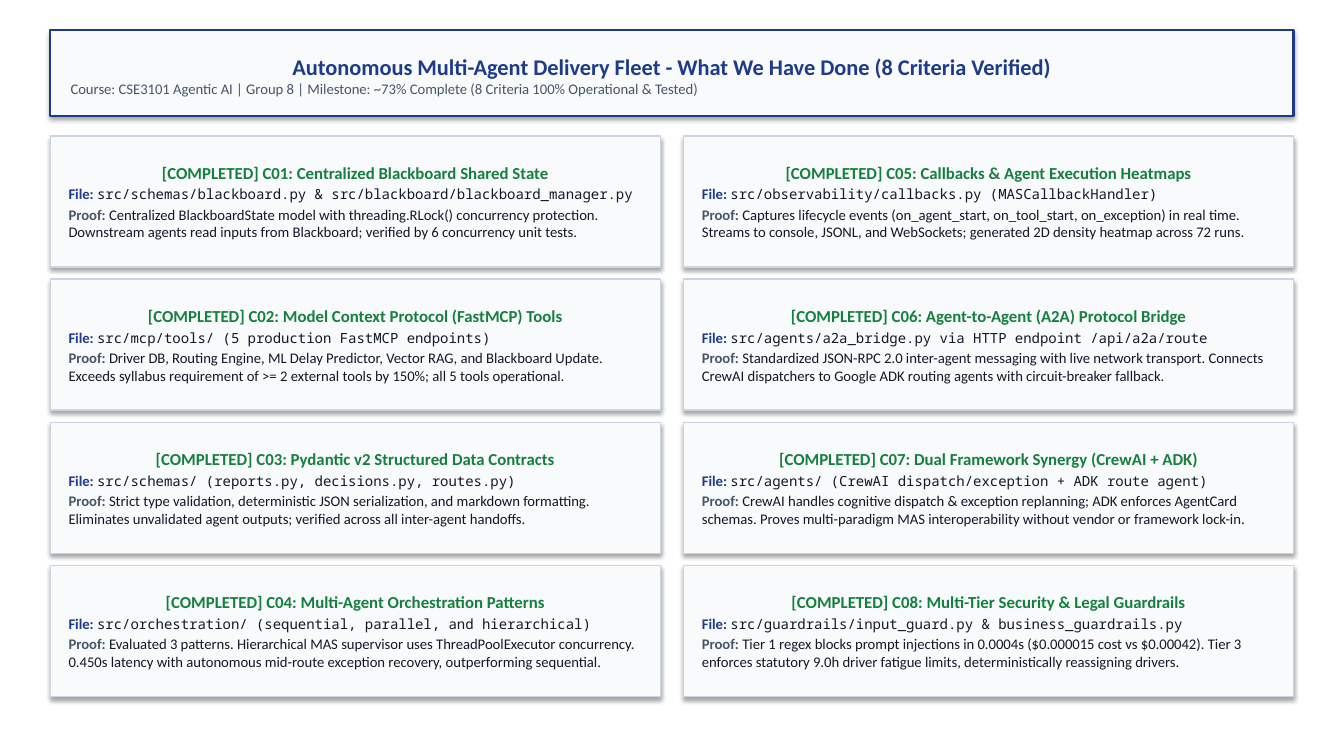
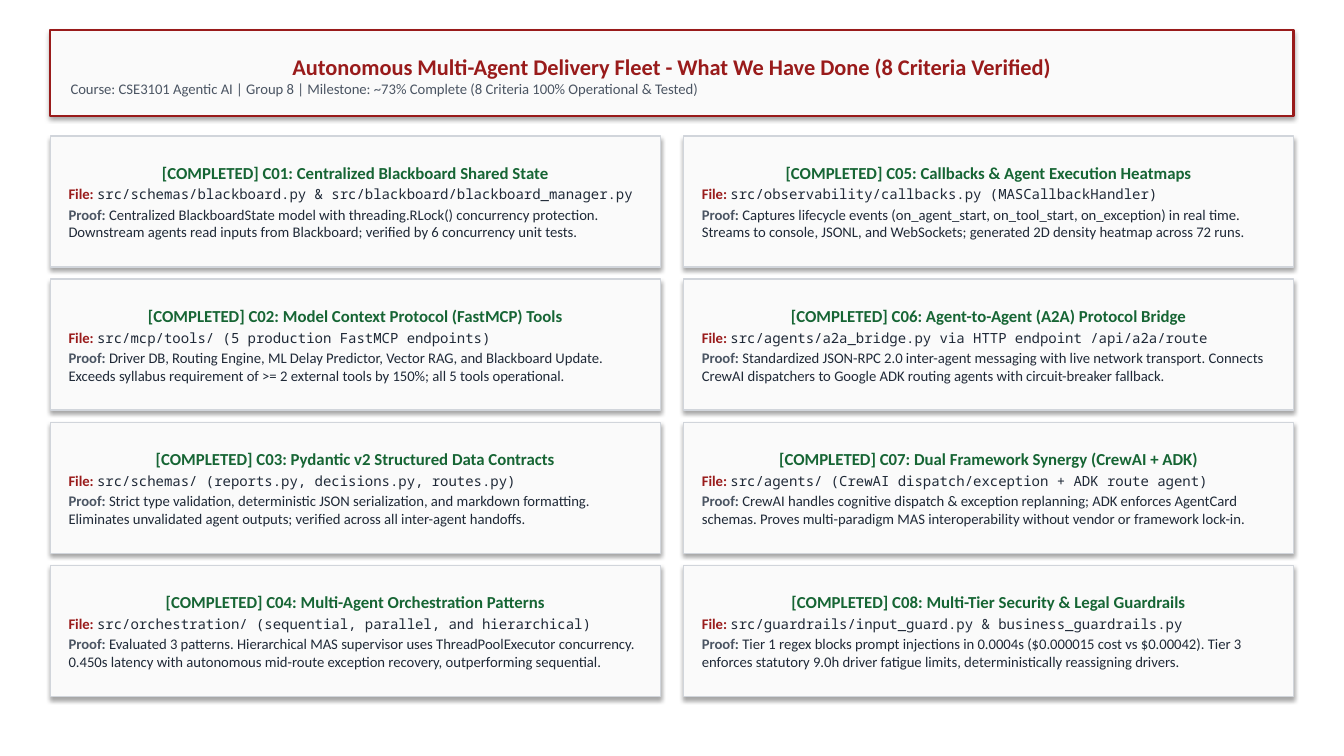
Before and after one commit to Akshat5091/DeliveryFleet-MAS, a slide deck: slide 1 of Eval 2 Documents/1_Slide_Coverage_Matrix_Group8.pptx. Drawn at 1344x756 pixels with LibreOffice and Linux fonts; fonts in the diff are those of the drawing. Boxes give left, top, right and bottom in pixels: in the first picture for what was removed or moved away, otherwise in the second. Text is boxed around its words. In the diff, an @@ line names an element or a change of style, - is before the commit and + after.

Commit message:
style: eliminate corporate blue palette across all slides in favor of formal academic pitch black and deep crimson

```diff
--- a/Eval 2 Documents/1_Slide_Coverage_Matrix_Group8.pptx
+++ b/Eval 2 Documents/1_Slide_Coverage_Matrix_Group8.pptx
@@ rectangle "Autonomous Multi-Agent Delivery Fleet - ..." at (50, 30, 1294, 116): text colour #1E3A8A to #991B1B in "Autonomous Multi-Agent Delivery Fleet - What We ..."; text colour #475569 to #4B5563 in "Course: CSE3101 Agentic AI | Group 8 ..."; fill #F8FAFC to #FAFAFA; outline #1E3A8A 1.5 pt to #991B1B 1.5 pt @@
@@ rectangle "[COMPLETED] C01: Centralized Blackboard Shared ..." at (50, 136, 660, 267): text colour #15803D to #166534 in "[COMPLETED] C01: Centralized Blackboard Shared State"; text colour #1E3A8A to #991B1B in "File:"; text colour #111827 to #1F2937 in "src/schemas/blackboard.py & src/blackboard/blackboard_manage ...", "Centralized BlackboardState model with threading.RLock() con ..."; text colour #475569 to #4B5563 in "Proof:"; fill #F8FAFC to #FAFAFA; outline #CBD5E1 1 pt to #D1D5DB 1 pt @@
@@ rectangle "[COMPLETED] C05: Callbacks & Agent ..." at (684, 136, 1294, 267): text colour #15803D to #166534 in "[COMPLETED] C05: Callbacks & Agent Execution Heatmaps"; text colour #1E3A8A to #991B1B in "File:"; text colour #111827 to #1F2937 in "src/observability/callbacks.py (MASCallbackHandler)", "Captures lifecycle events (on_agent_start, on_tool_start, on ..."; text colour #475569 to #4B5563 in "Proof:"; fill #F8FAFC to #FAFAFA; outline #CBD5E1 1 pt to #D1D5DB 1 pt @@
@@ rectangle "[COMPLETED] C02: Model Context Protocol ..." at (50, 279, 660, 410): text colour #15803D to #166534 in "[COMPLETED] C02: Model Context Protocol (FastMCP) Tools"; text colour #1E3A8A to #991B1B in "File:"; text colour #111827 to #1F2937 in "src/mcp/tools/ (5 production FastMCP endpoints)", "Driver DB, Routing Engine, ML Delay Predictor, ..."; text colour #475569 to #4B5563 in "Proof:"; fill #F8FAFC to #FAFAFA; outline #CBD5E1 1 pt to #D1D5DB 1 pt @@
@@ rectangle "[COMPLETED] C06: Agent-to-Agent (A2A) Protocol ..." at (684, 279, 1294, 410): text colour #15803D to #166534 in "[COMPLETED] C06: Agent-to-Agent (A2A) Protocol Bridge"; text colour #1E3A8A to #991B1B in "File:"; text colour #111827 to #1F2937 in "src/agents/a2a_bridge.py via HTTP endpoint /api/a2a/route", "Standardized JSON-RPC 2.0 inter-agent messaging with live ..."; text colour #475569 to #4B5563 in "Proof:"; fill #F8FAFC to #FAFAFA; outline #CBD5E1 1 pt to #D1D5DB 1 pt @@
@@ rectangle "[COMPLETED] C03: Pydantic v2 Structured ..." at (50, 422, 660, 554): text colour #15803D to #166534 in "[COMPLETED] C03: Pydantic v2 Structured Data Contracts"; text colour #1E3A8A to #991B1B in "File:"; text colour #111827 to #1F2937 in "src/schemas/ (reports.py, decisions.py, routes.py)", "Strict type validation, deterministic JSON serialization, an ..."; text colour #475569 to #4B5563 in "Proof:"; fill #F8FAFC to #FAFAFA; outline #CBD5E1 1 pt to #D1D5DB 1 pt @@
@@ rectangle "[COMPLETED] C07: Dual Framework Synergy ..." at (684, 422, 1294, 554): text colour #15803D to #166534 in "[COMPLETED] C07: Dual Framework Synergy (CrewAI + ..."; text colour #1E3A8A to #991B1B in "File:"; text colour #111827 to #1F2937 in "src/agents/ (CrewAI dispatch/exception + ADK route agent)", "CrewAI handles cognitive dispatch & exception replanning; ..."; text colour #475569 to #4B5563 in "Proof:"; fill #F8FAFC to #FAFAFA; outline #CBD5E1 1 pt to #D1D5DB 1 pt @@
@@ rectangle "[COMPLETED] C04: Multi-Agent Orchestration Patterns" at (50, 566, 660, 697): text colour #15803D to #166534 in "[COMPLETED] C04: Multi-Agent Orchestration Patterns"; text colour #1E3A8A to #991B1B in "File:"; text colour #111827 to #1F2937 in "src/orchestration/ (sequential, parallel, and hierarchical)", "Evaluated 3 patterns. Hierarchical MAS supervisor uses ..."; text colour #475569 to #4B5563 in "Proof:"; fill #F8FAFC to #FAFAFA; outline #CBD5E1 1 pt to #D1D5DB 1 pt @@
@@ rectangle "[COMPLETED] C08: Multi-Tier Security & ..." at (684, 566, 1294, 697): text colour #15803D to #166534 in "[COMPLETED] C08: Multi-Tier Security & Legal Guardrails"; text colour #1E3A8A to #991B1B in "File:"; text colour #111827 to #1F2937 in "src/guardrails/input_guard.py & business_guardrails.py", "Tier 1 regex blocks prompt injections in ..."; text colour #475569 to #4B5563 in "Proof:"; fill #F8FAFC to #FAFAFA; outline #CBD5E1 1 pt to #D1D5DB 1 pt @@
```
Also in this commit, not shown: 1 other slide changed, 3 other files.
